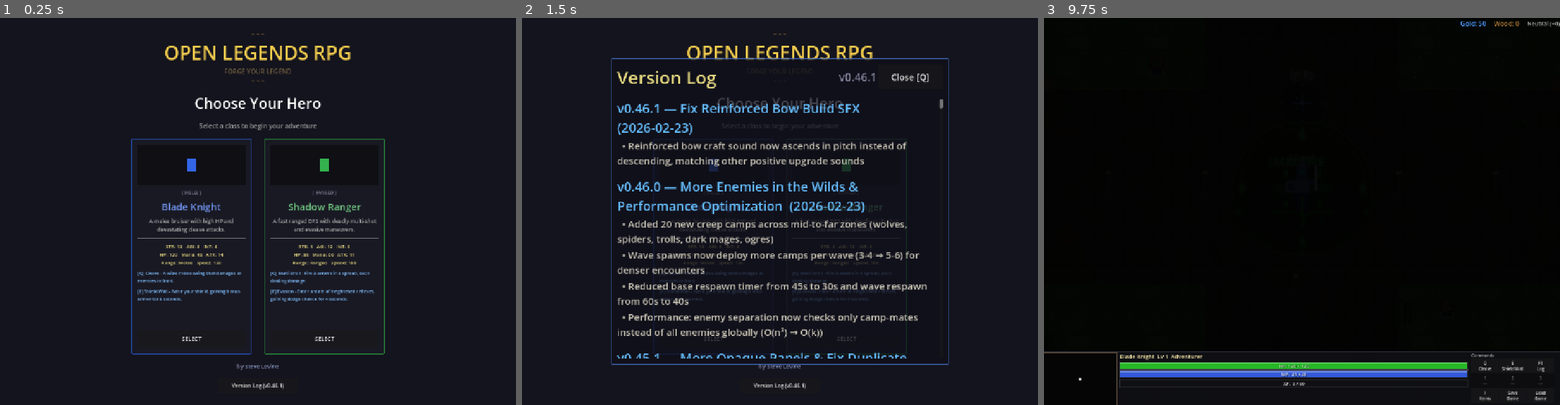
Above: before the commit, frames 1-3 (left to right).
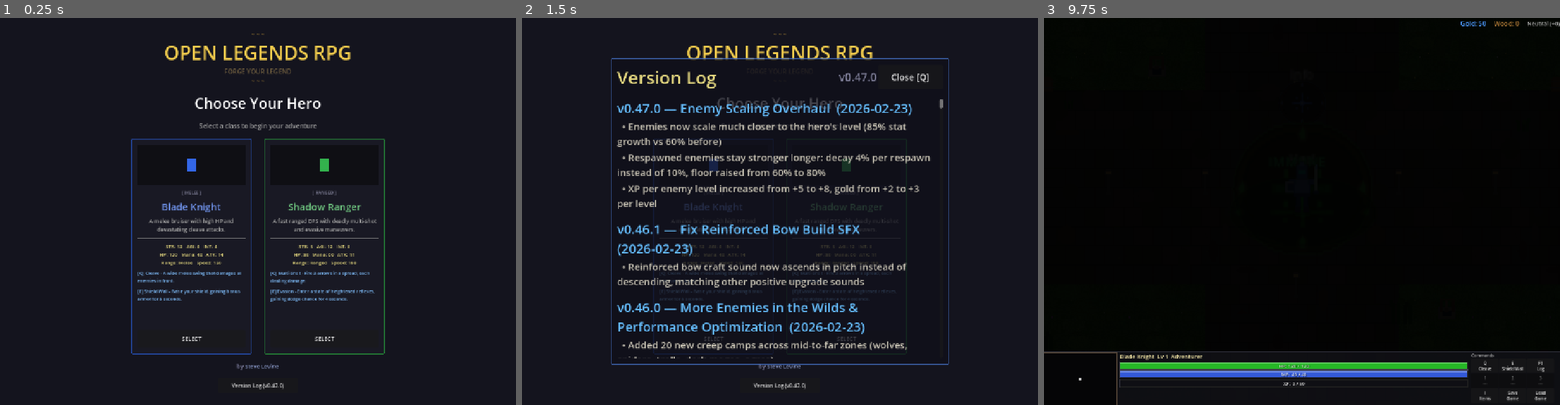
Above: after the commit, the same moments.

Repository: slxny/legends-open-rpg
Game: Godot game, scene res://scenes/main.tscn
Two runs of this game, one before a commit and one after it. Both use one fixed random seed, a clock stepped at 60 frames per second and the inputs below.
Inputs (mouse positions are in pixels of both pictures, inside the frame that each line leads up to):
- Up to frame 1 (0.25 s): no input
- Up to frame 2 (1.5 s): click "Version Log (v0.46.1)" (after the commit: "Version Log (v0.47.0)") at 0.5 s; click "SELECT" at 1.25 s
- Up to frame 3 (9.75 s): click "SELECT" at 2 s; tap Enter at 2.75, 4.25, 5.75 s; move the mouse to (1415, 192) at 2.77 s; hold D (move_right) 2.78-3.5 s; hold Q (ability_1) 2.78-3.5 s; click (1415, 192) at 2.92 s; tap Space (attack) at 3.5, 6.5 s; drag from (1198, 230) to (1276, 288) at 3.52 s; move the mouse to (1353, 126) at 4.27 s; hold D (move_right) 4.28-5 s; hold Space (attack) 4.28-5 s; drag from (1276, 288) to (1147, 153) at 5.02 s; move the mouse to (1456, 269) at 5.77 s; hold A (move_left) 5.78-6.5 s; tap 1 at 5.85 s; drag from (1147, 153) to (1224, 114) at 6.52 s; move the mouse to (1327, 211) at 7.27 s; hold S (move_down) 7.28-8 s; tap 3 at 7.35 s; click (1327, 211) at 7.42 s; drag from (1224, 114) to (1198, 230) at 8.02 s; move the mouse to (1415, 192) at 8.77 s; hold W (move_up) 8.78-9.5 s; hold Q (ability_1) 8.78-9.5 s; drag from (1198, 230) to (1276, 288) at 9.52 s

The runs differ from the first frame. In frame 1, less than 0.1% of the frame differs, in the area x 53-55%, y 94-96%; in frame 2, 12%, in the area x 18-80%, y 14-96%; in frame 3, nothing differs.

Commit message:
Overhaul enemy scaling to properly match hero level progression
Enemies were displaying as the hero's level but fighting like they
were much weaker due to heavy dampening. Fixed three issues:

1. Stat dampening: 0.6 → 0.85. A level 20 goblin now has stats of
   a level ~17 enemy instead of ~13. They genuinely match the hero
   while still being beatable (hero has gear + abilities advantage).

2. Respawn weakness: decay per respawn 0.1 → 0.04, floor 0.6 → 0.8.
   Farmed camps no longer become trivially easy after a few respawns.

3. XP/gold per level: +5 XP → +8, +2 gold → +3. Rewards scale
   properly with the now-harder enemies.

https://claude.ai/code/session_01L3b9EJLMRKJDXXWSLJCZYh

Diff:
--- a/scenes/enemies/creep_camp.gd
+++ b/scenes/enemies/creep_camp.gd
@@ -324,15 +324,15 @@
 		var scaled_level = max(base_level, player_level + randi_range(0, 2))
 
 		# Compute effective stats level: dampen growth for levels above natural range
-		# Boosted levels contribute at 60% rate so enemies are tougher but still beatable
+		# Boosted levels contribute at 85% rate so enemies genuinely match the hero
 		var stats_level = scaled_level
 		if scaled_level > type_max:
 			var boost = scaled_level - type_max
-			stats_level = type_max + int(ceil(boost * 0.6))
+			stats_level = type_max + int(ceil(boost * 0.85))
 
 		var weakness_factor = 1.0
 		if is_respawn:
-			weakness_factor = max(0.6, 1.0 - _times_respawned * 0.1)
+			weakness_factor = max(0.8, 1.0 - _times_respawned * 0.04)
 
 		_spawn_queue.append({
 			"offset": Vector2(randf_range(-spread, spread), randf_range(-spread, spread)),
@@ -362,8 +362,8 @@
 		"move_speed": type_data["move_speed"],
 		"attack_range": type_data["attack_range"],
 		"aggro_range": type_data["aggro_range"],
-		"xp_reward": int((type_data["xp_reward"] + (level - 1) * 5) * weakness_factor),
-		"gold_reward": int((type_data["gold_reward"] + (level - 1) * 2) * weakness_factor),
+		"xp_reward": int((type_data["xp_reward"] + (level - 1) * 8) * weakness_factor),
+		"gold_reward": int((type_data["gold_reward"] + (level - 1) * 3) * weakness_factor),
 		"drop_table": type_data["drop_table"],
 		"weakness_factor": weakness_factor,
 		"is_mini_boss": is_mini_boss,
--- a/scenes/ui/changelog_dialog.gd
+++ b/scenes/ui/changelog_dialog.gd
@@ -9,9 +9,19 @@
 var _is_visible: bool = false
 var _is_mobile: bool = false
 
-const GAME_VERSION := "v0.46.1"
+const GAME_VERSION := "v0.47.0"
 
 const CHANGELOG: Array[Dictionary] = [
+	{
+		"version": "v0.47.0",
+		"title": "Enemy Scaling Overhaul",
+		"date": "2026-02-23",
+		"entries": [
+			"Enemies now scale much closer to the hero's level (85% stat growth vs 60% before)",
+			"Respawned enemies stay stronger longer: decay 4% per respawn instead of 10%, floor raised from 60% to 80%",
+			"XP per enemy level increased from +5 to +8, gold from +2 to +3 per level",
+		]
+	},
 	{
 		"version": "v0.46.1",
 		"title": "Fix Reinforced Bow Build SFX",
